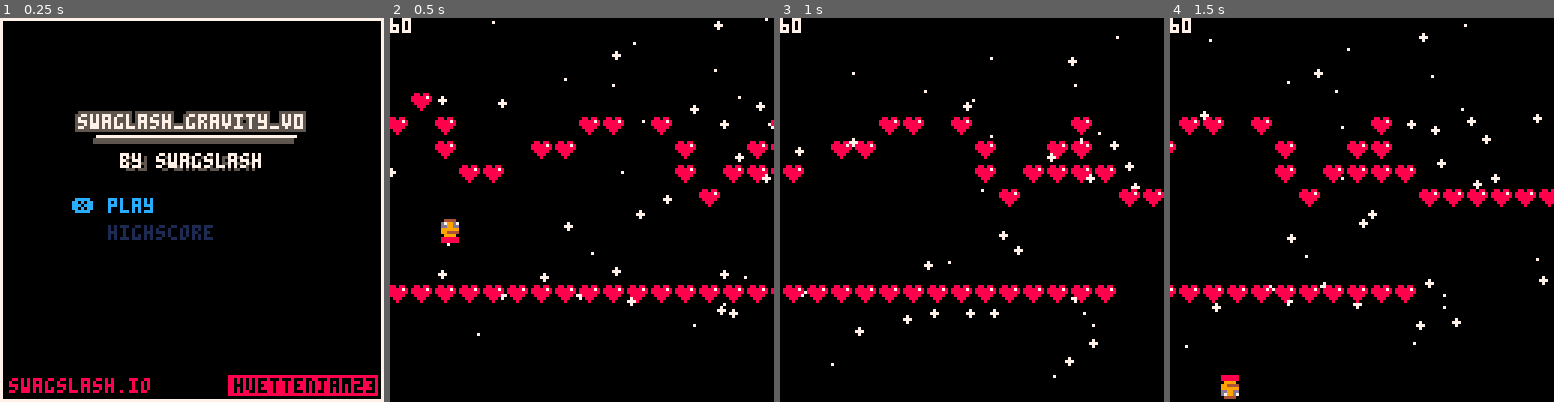
Above: before the commit, frames 1-4 (left to right).
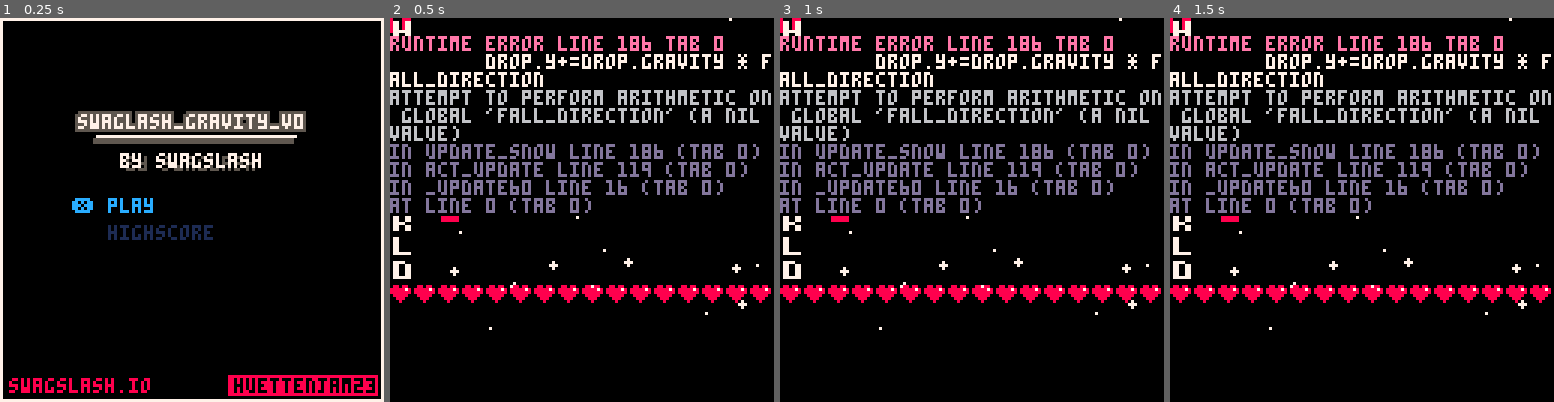
Above: after the commit, the same moments.

Repository: swagslash/huettenjam2023
Game: PICO-8 cartridge huettenjam2023.p8
Same seed, same stepped clock (60 frames per second), same inputs: the game is played once before the commit and once after it.
Inputs:
- Up to frame 1 (0.25 s): no input
- Up to frame 2 (0.5 s): tap X (X key) at 0.33 s
- Up to frame 3 (1 s): no input
- Up to frame 4 (1.5 s): tap X (X key) at 1.07 s

Frame 1 is identical in both runs. In frame 2, 17% of the frame differs, in the area x 0-100%, y 0-83%; in frame 3, 17%; in frame 4, 18%, in the area x 0-100%, y 0-100%.
Error after the commit: runtime error line 186 tab 0; drop.y+=drop.gravity * fall_direction; attempt to perform arithmetic on global 'fall_direction' (a nil value)

Commit message:
improve game readability

Diff:
--- a/scripts/game.lua
+++ b/scripts/game.lua
@@ -1,10 +1,16 @@
 music(0)
 
+player = {}
+player.y = 60
+player.x = 16
+player.w = 8 -- width
+player.h = 8 -- height
+player.fall_direction = 1 -- 1 down, -1 up
+player.can_toggle = false
+player.last_time_grounded = 0
+
 map_pos=0
-player_pos=60
-fall_direction=1 -- 1 down, 0 up
-last_time_grounded=0 -- timestamp after player left the ground
-is_facing_down=false
+scroll_speed = 1
 
 -- this is basically _init
 function open_game()
@@ -19,29 +25,62 @@
     for x=1,60 do
         init_snowflake(x)
     end
+
+    map_pos = 0
+    player.y = 60
+    player.fall_direction = 1
+    player.can_toggle = true
+    player.last_time_grounded = 0
 end
 
 function update_game()
-    update_snow()
-    map_pos=map_pos-1
+	update_snow()
+  -- scroll map to the left
+    map_pos = map_pos - scroll_speed
 
-    if btnp(❎) then
-        fall_direction=fall_direction*-1
-        is_facing_down=fall_direction<0
-        last_time_grounded=t()-0.4
-    end
+  if btnp(❎) and player.can_toggle then
+    toggle_gravity()
+  end
 
-    time_falling=t()-last_time_grounded
-    -- h = 1/2 * gravity * time^2
-    offset = 1/2*7*time_falling*time_falling*fall_direction
-
-    player_pos=player_pos+offset
+  move_player()
 end
 
 function draw_game()
-    cls()
-    print(stat(7))
-    draw_snow()
-    map(0,0,map_pos,0,32,12)
-    spr(2, 16, player_pos,1,1,false,is_facing_down)
+  -- clear screen
+  cls()
+  -- print fps
+  print(stat(7))
+  -- draw snow in background
+  draw_snow()
+  -- draw map
+  map(0, 0, map_pos, 0, 32, 12)
+  -- draw player sprite
+  local is_facing_down = player.fall_direction < 0
+  spr(2, player.x, player.y, 1, 1, false, is_facing_down)
 end
+
+function toggle_gravity()
+  -- reverse gravity
+  player.fall_direction = player.fall_direction * -1
+  -- timestamp since last grounded
+  player.last_time_grounded = t() - 0.4
+  -- can toggle gravity
+  player.can_toggle = false
+end
+
+function move_player()
+  local time_falling = t() - player.last_time_grounded
+  -- h = 1/2 * gravity * time^2
+  local y_offset = 1 / 2 * 4 * time_falling * time_falling * player.fall_direction
+
+  player.y = player.y + y_offset
+
+  collides_y(y_offset)
+end
+
+function collides_y(offset_y)
+  local p_x_left = player.x + scroll_speed
+  local p_x_right = p_x_left + 8
+  local p_y_top = player.y + offset_y
+  local p_y_bottom = p_y_bottom
+end
